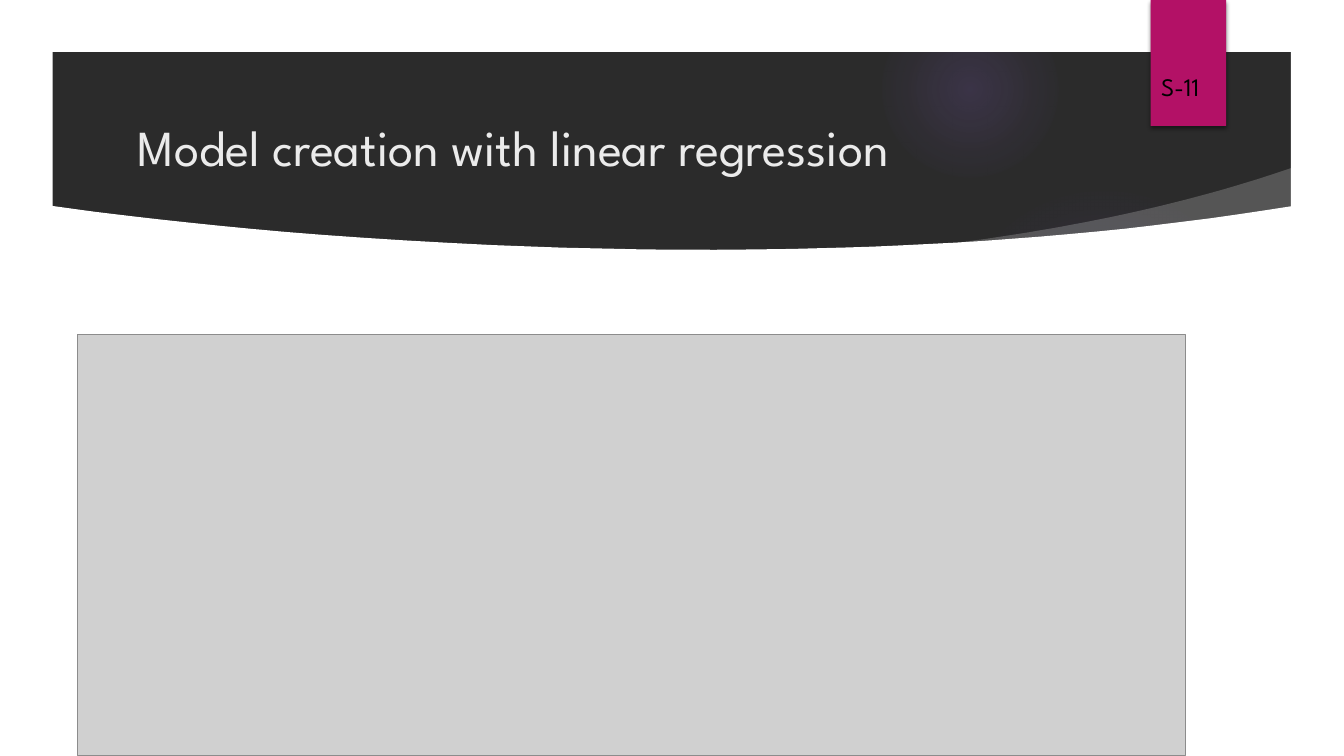
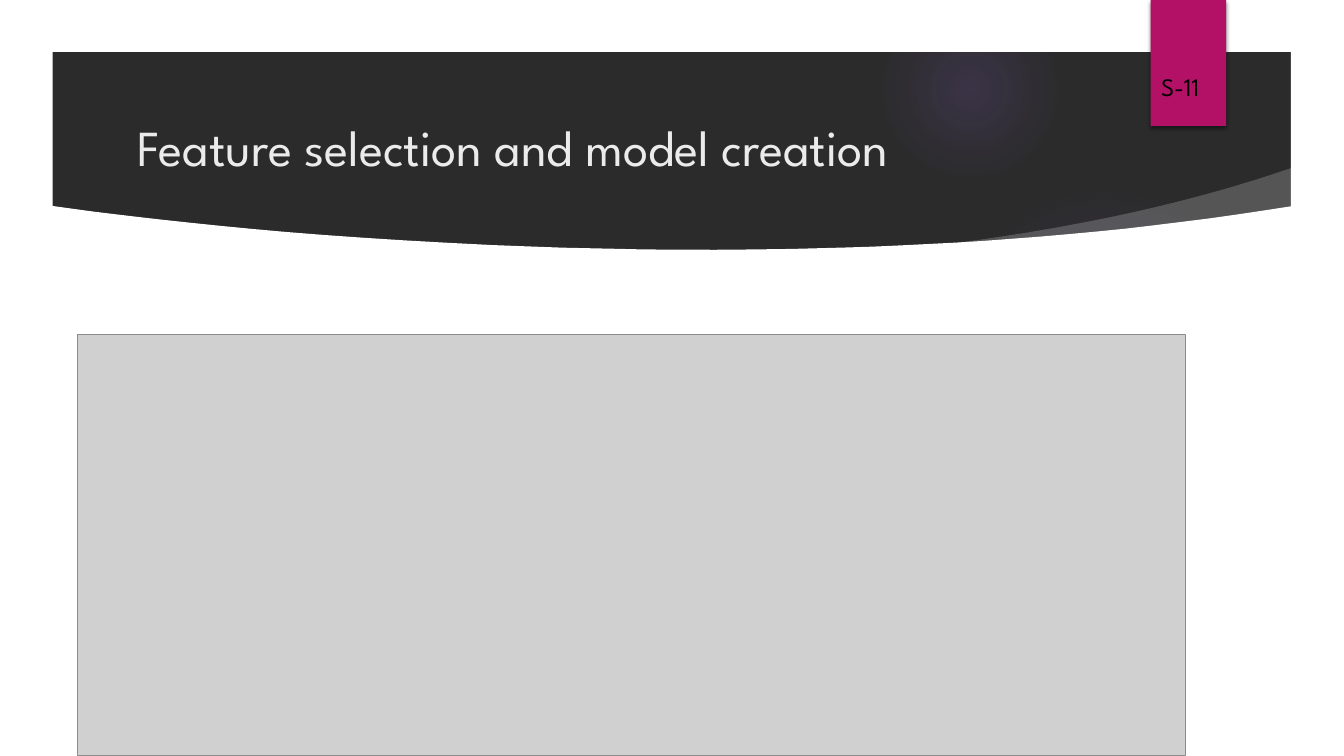
Before and after one commit to samarth-malhotra/DM_ASSIGNMENT, a slide deck: slide 11 of G9_Assignment_Presentation.ipynb.pptx. Drawn at 1344x756 pixels with LibreOffice and Linux fonts; fonts in the diff are those of the drawing; grey boxes stand for pictures; background and template pictures are left out; a plain dark background stands for a picture behind light text. Boxes give left, top, right and bottom in pixels: in the first picture for what was removed or moved away, otherwise in the second. Text is boxed around its words. In the diff, an @@ line names an element or a change of style, - is before the commit and + after.

```diff
--- a/G9_Assignment_Presentation.ipynb.pptx
+++ b/G9_Assignment_Presentation.ipynb.pptx
@@ title at box(137, 131, 889, 167): text changed @@
-Model creation with linear regression
+Feature selection and model creation
```
Also in this commit, not shown: 4 other slides changed.
